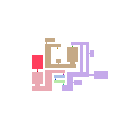
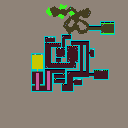
Revision of a layered 128×128 image; what changed, layer by layer:
showed "doodads", painted on it over [32, 6, 111, 86]
hid "cliffs" over [32, 38, 108, 91]
showed "tiles" over [0, 0, 128, 128]
